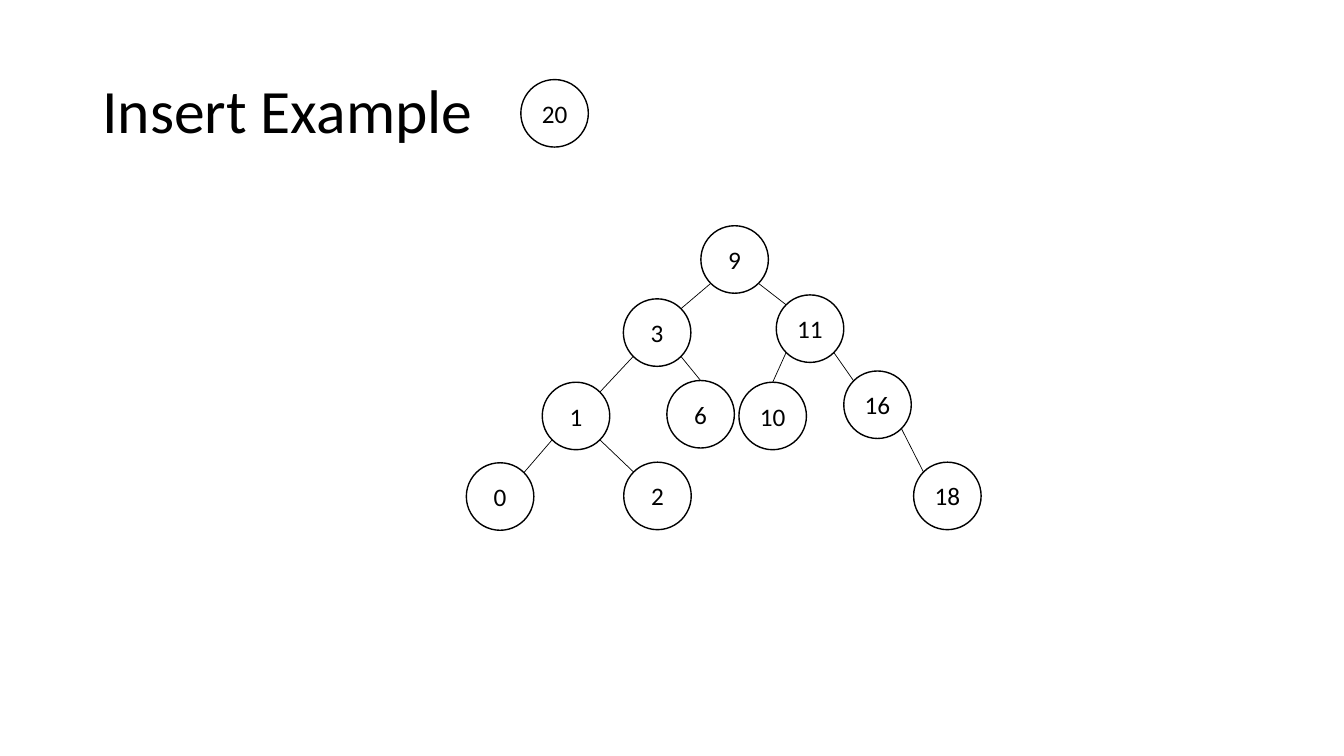
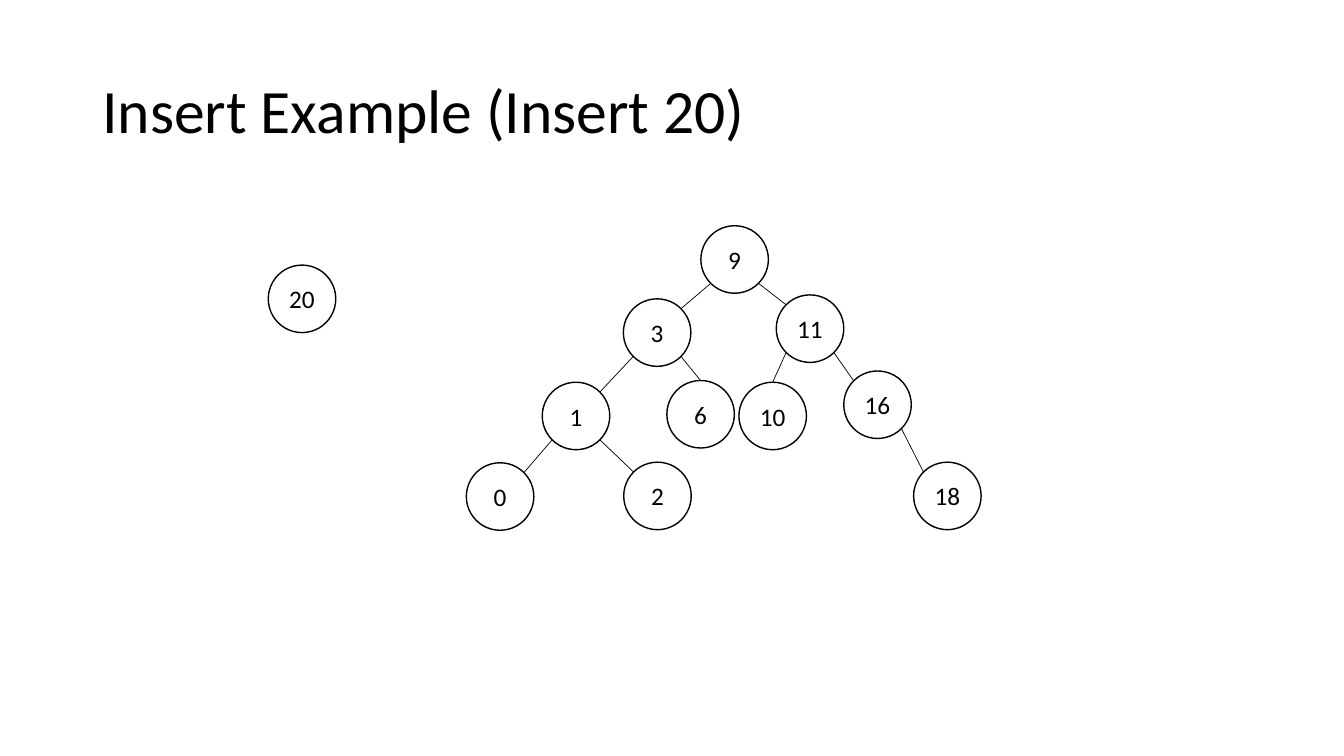
Before and after one commit to natebrunelle/cse332, a slide deck: slide 29 of markdown/files/slides/lecture8_avl.pptx (slide 33 before the commit). Drawn at 1344x756 pixels with LibreOffice and Linux fonts; fonts in the diff are those of the drawing. Boxes give left, top, right and bottom in pixels: in the first picture for what was removed or moved away, otherwise in the second. Text is boxed around its words. In the diff, an @@ line names an element or a change of style, - is before the commit and + after.

```diff
--- a/markdown/files/slides/lecture8_avl.pptx
+++ b/markdown/files/slides/lecture8_avl.pptx
@@ title at (102,88,744,143): text changed @@
-Insert Example
+Insert Example (Insert 20)
@@ ellipse "20": place and size @@
-ellipse "20" at (521,80,589,147)
+ellipse "20" at (268,265,336,333)
```
Also in this commit, not shown: 10 other slides changed, 5 slides added, 9 slides removed, 13 other files.
